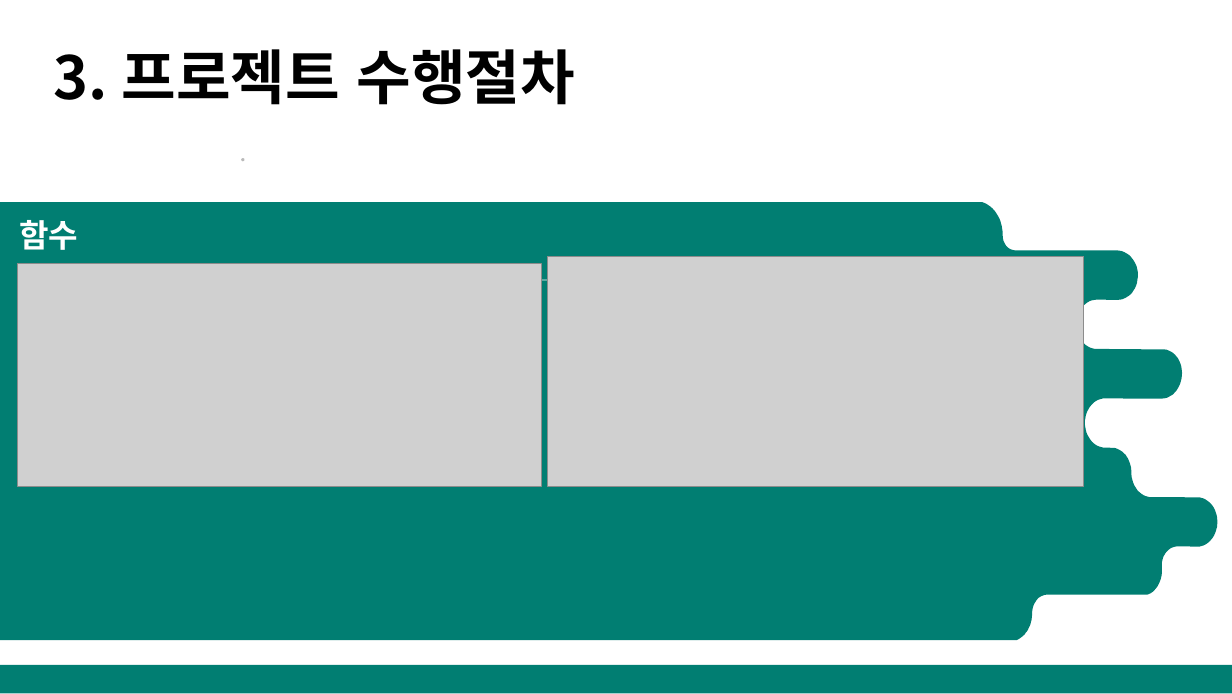
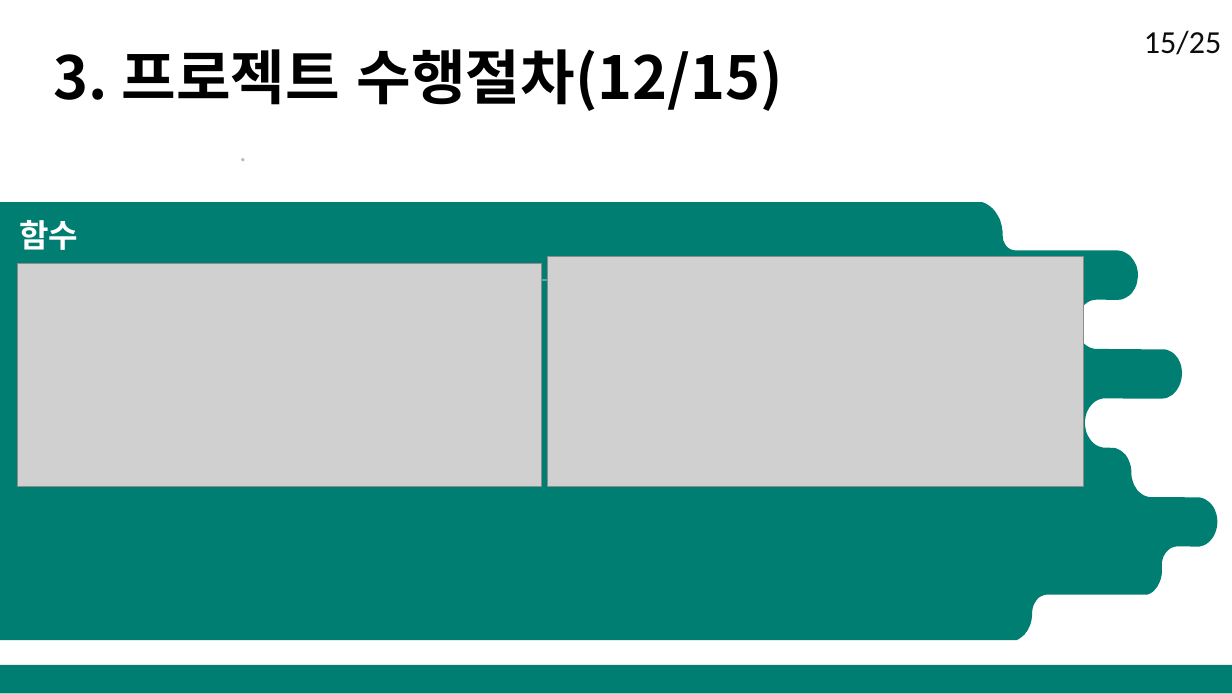
Before and after one commit to DongJoonLeeDJ/AI_305_7_20220627, a slide deck: slide 17 of DB수업/5팀/5조 데이터베이스과제.pptx. Drawn at 1232x694 pixels with LibreOffice and Linux fonts; fonts in the diff are those of the drawing; grey boxes stand for pictures. Boxes give left, top, right and bottom in pixels: in the first picture for what was removed or moved away, otherwise in the second. Text is boxed around its words. In the diff, an @@ line names an element or a change of style, - is before the commit and + after.

```diff
--- a/DB수업/5팀/5조 데이터베이스과제.pptx
+++ b/DB수업/5팀/5조 데이터베이스과제.pptx
@@ text at [54,49,784,111]: text changed @@
-3. 프로젝트 수행절차
+3. 프로젝트 수행절차(12/15)
@@ text added at [1144,30,1221,55], 40 pt, text #0D0D0D @@
+15/25
```
Also in this commit, not shown: 24 other slides changed, 2 other files.
